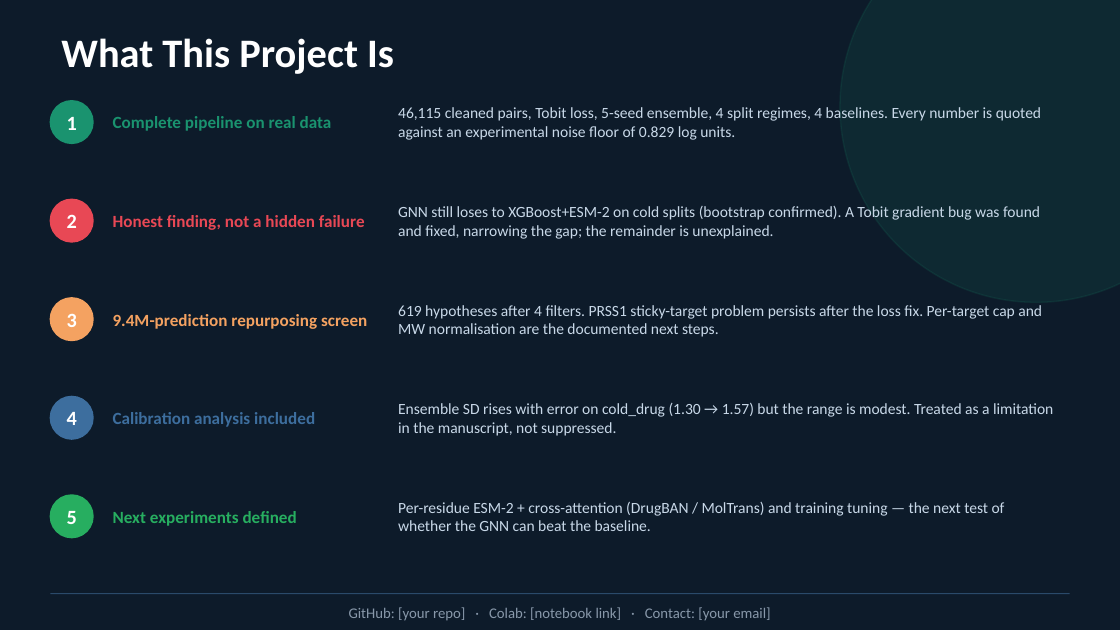
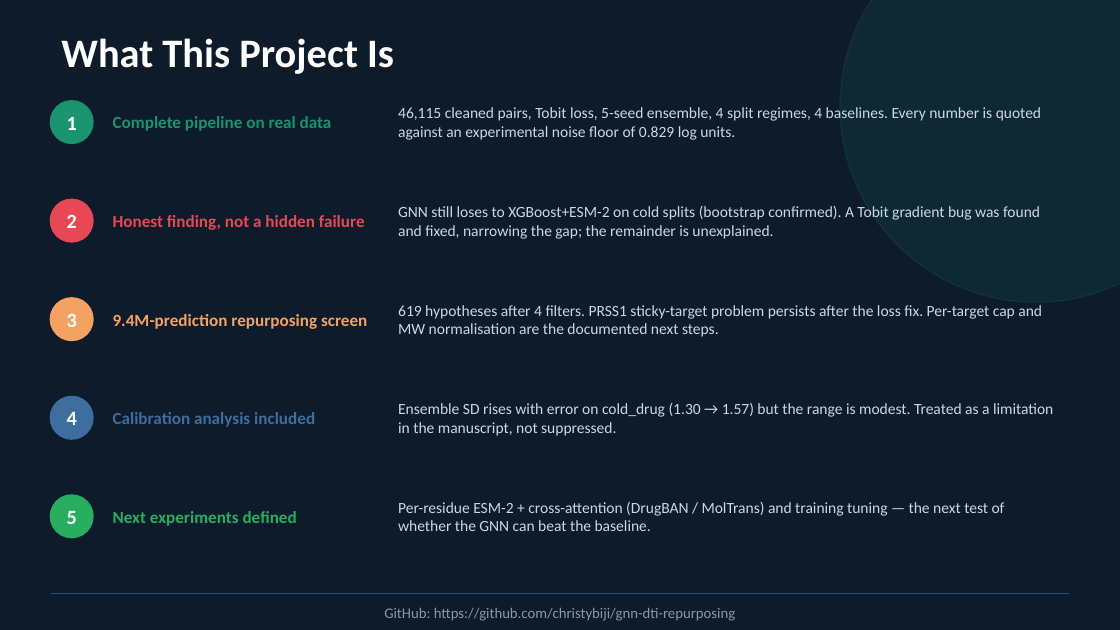
Before and after one commit to christybiji/gnn-dti-repurposing, a slide deck: slide 11 of docs/GNN_DTI_slides.pptx. Drawn at 1120x630 pixels with LibreOffice and Linux fonts; fonts in the diff are those of the drawing. Boxes give left, top, right and bottom in pixels: in the first picture for what was removed or moved away, otherwise in the second. Text is boxed around its words. In the diff, an @@ line names an element or a change of style, - is before the commit and + after.

```diff
--- a/docs/GNN_DTI_slides.pptx
+++ b/docs/GNN_DTI_slides.pptx
@@ text at box(384, 608, 735, 621): text changed @@
-GitHub: [your repo] · Colab: [notebook link] · Contact: [your email]
+GitHub: https://github.com/christybiji/gnn-dti-repurposing
```
Also in this commit, not shown: 2 other slides changed.
